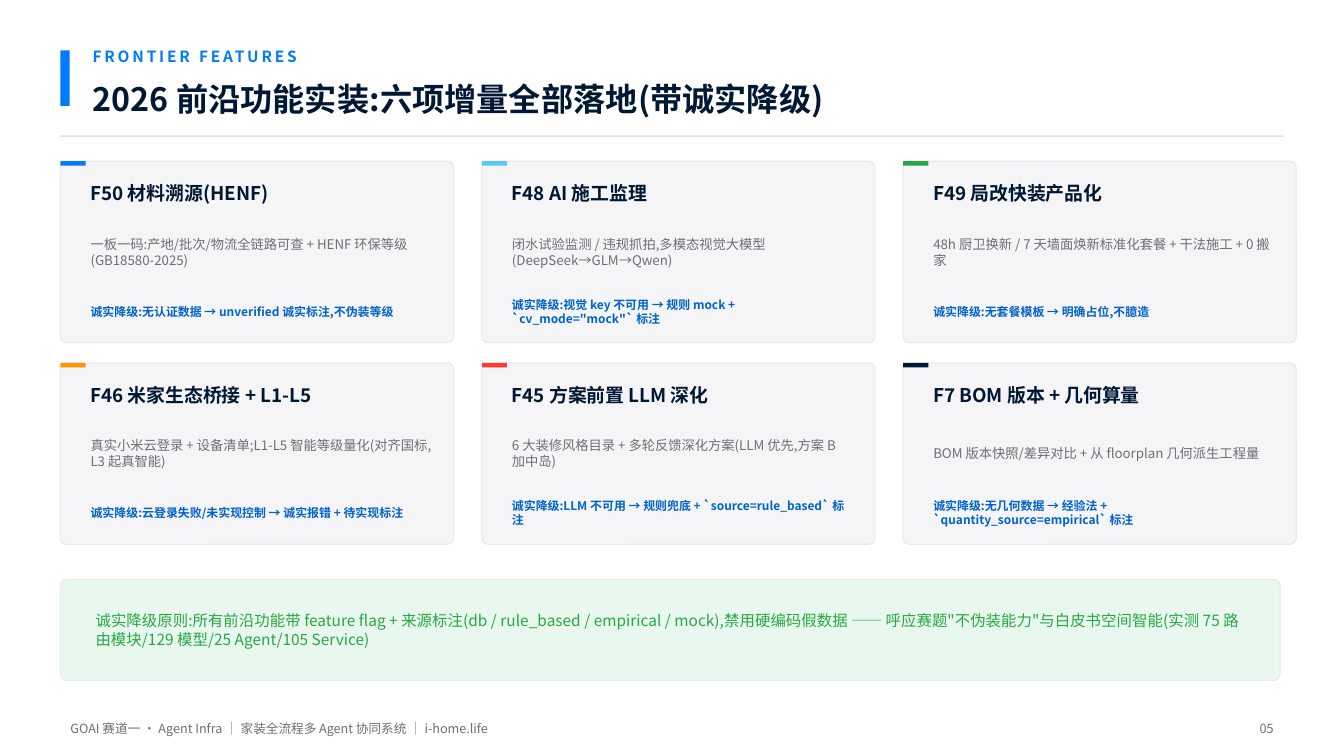
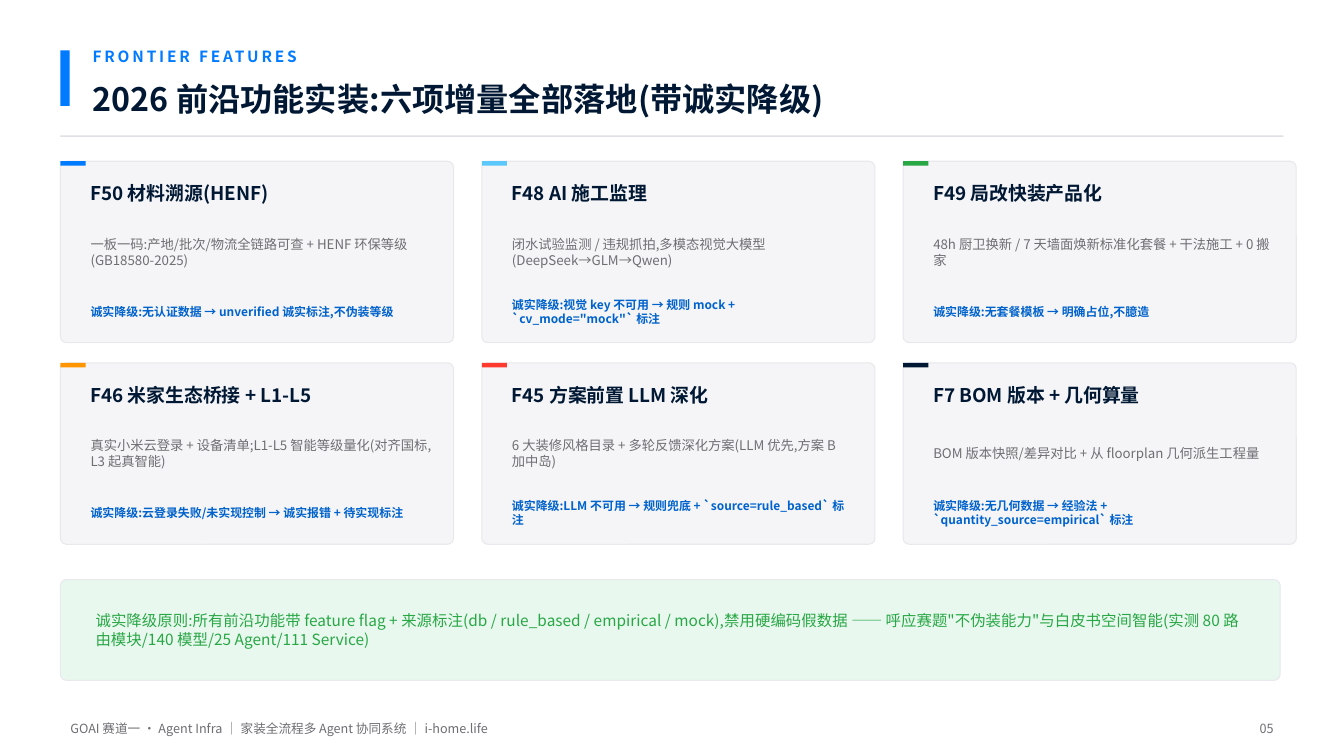
Before and after one commit to SUOKE2024/i-home.life, a slide deck: slide 5 of goai-agent-infra/ppt/GOAI初赛-家装全流程多Agent协同系统.pptx. Drawn at 1344x756 pixels with LibreOffice and Linux fonts; fonts in the diff are those of the drawing. Boxes give left, top, right and bottom in pixels: in the first picture for what was removed or moved away, otherwise in the second. Text is boxed around its words. In the diff, an @@ line names an element or a change of style, - is before the commit and + after.

Commit message:
docs(goai): 参赛材料口径统一——2442 测试基线 / v1.14.1 / 80 路由 + PPT 17 页重渲染
- 简介/论文/提交清单/方案/deck.js：2417→2442 passed（collect 2423→2448，与 scripts/test_baseline.json 2026-08-16 校准一致）
- 当前状态声明 v1.14.0→v1.14.1（特性引入版本表述保留）
- PPT 根目录移入 ppt/，17 页落款页，内部数字经解包校验

```diff
--- a/goai-agent-infra/ppt/GOAI初赛-家装全流程多Agent协同系统.pptx
+++ b/goai-agent-infra/ppt/GOAI初赛-家装全流程多Agent协同系统.pptx
@@ text at (96,613,1238,649): text changed @@
-诚实降级原则:所有前沿功能带 feature flag + 来源标注(db / rule_based / empirical / mock),禁用硬编码假数据 —— 呼应赛题"不伪装能力"与白皮书空间智能(实测 75 路由模块/129 模型/25 Agent/105 Service)
+诚实降级原则:所有前沿功能带 feature flag + 来源标注(db / rule_based / empirical / mock),禁用硬编码假数据 —— 呼应赛题"不伪装能力"与白皮书空间智能(实测 80 路由模块/140 模型/25 Agent/111 Service)
```
Also in this commit, not shown: 7 other slides changed, 1 slide added, 6 other files.
